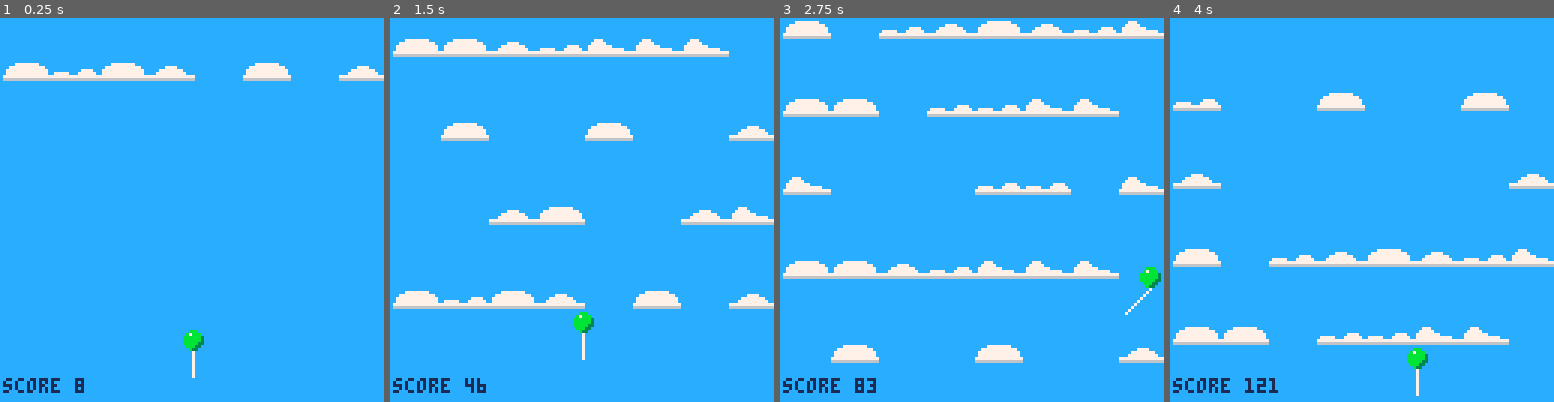
Above: before the commit, frames 1-4 (left to right).
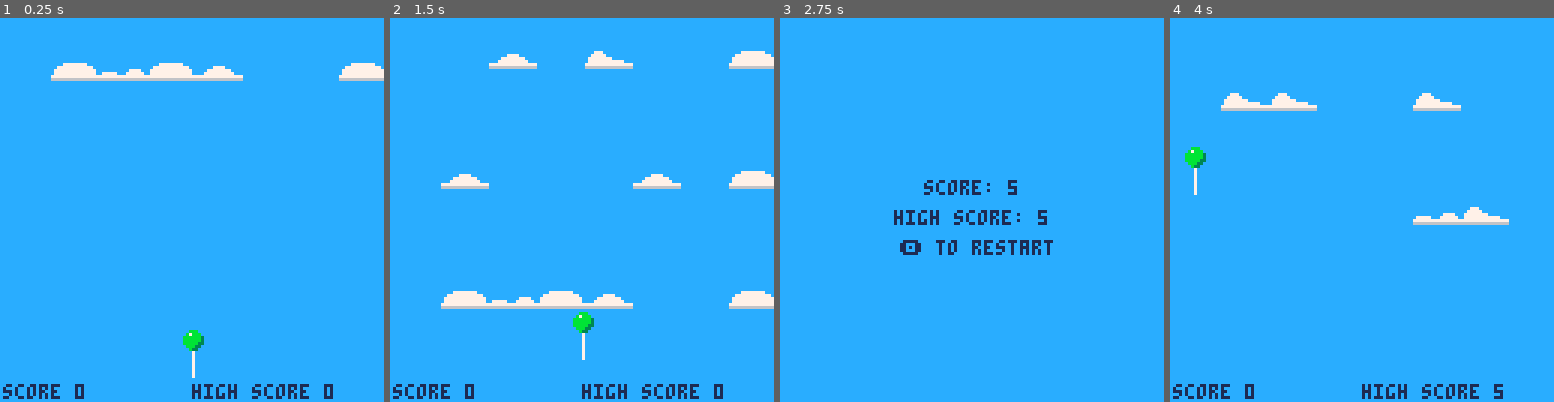
Above: after the commit, the same moments.

Repository: BubDZombie/pico-8-carts
Game: PICO-8 cartridge carts/fly-away.p8
Same seed, same stepped clock (60 frames per second), same inputs: the game is played once before the commit and once after it.
Inputs:
- Up to frame 1 (0.25 s): no input
- Up to frame 2 (1.5 s): tap O (Z key) at 0.7 s
- Up to frame 3 (2.75 s): hold Right 1.6-2.1 s; tap O (Z key) at 1.7, 2.1, 2.5 s; hold Right from 2.47 s (still down)
- Up to frame 4 (4 s): tap O (Z key) at 2.9, 3.3, 3.7 s; release Right at 3.03 s; hold Left 3.08-3.58 s

The runs differ from the first frame. In frame 1, 3.0% of the frame differs, in the area x 0-100%, y 11-100%; in frame 2, 11%; in frame 3, 12%, in the area x 0-100%, y 0-98%; in frame 4, 10%.

Commit message:
Add high score, tune acceleration.

Diff:
--- a/carts/fly-away.p8
+++ b/carts/fly-away.p8
@@ -3,7 +3,9 @@
 __lua__
 --fly away
 --matt maul
-arrow_speed=4
+cartdata("fly-away")
+accel_x=1
+accel_y=0.13
 ball={
   size=4,
   color=11
@@ -11,6 +13,7 @@
 close_platforms={}
 clouds={6,8,10,12}
 dead_platforms={}
+high_score=dget(0)
 platforms={}
 platform_color=7
 platform_w=16
@@ -102,29 +105,42 @@
 end
 
 function move_ball()
-  if btn(0) then
-    ball.dir="left"
-    if ball.left_space > arrow_speed then
-      ball.x-=arrow_speed
+  if btn(⬅️) then
+    if ball.speed_x > ball.max_speed * -1 then
+      ball.speed_x-=accel_x
+    end
+  elseif btn(➡️) then
+    if ball.speed_x < ball.max_speed then
+      ball.speed_x+=accel_x
+    end
+  elseif ball.speed_x > 0 then
+    ball.speed_x-=accel_x
+  elseif ball.speed_x < 0 then
+    ball.speed_x+=accel_x
+  end
+  if ball.speed_x < 0 then
+    if ball.left_space > ball.speed_x * -1 then
+      ball.x+=ball.speed_x
     else
       ball.x-=ball.left_space
-    end
-  elseif btn(1) then
-    ball.dir="right"
-    if ball.right_space > arrow_speed then
-      ball.x+=arrow_speed
+      ball.speed_x=0
+    end
+  elseif ball.speed_x > 0 then
+    if ball.right_space > ball.speed_x then
+      ball.x+=ball.speed_x
     else
       ball.x+=ball.right_space
-    end
-  end
-  if ball.up_space >= ball.speed then
-    ball.y -= ball.speed
+      ball.speed_x=0
+    end
+  end
+  if ball.up_space >= ball.speed_y then
+    ball.y -= ball.speed_y
   else
     ball.y -= ball.up_space
-    ball.speed = ball.up_space
-  end
-  if ball.speed < ball.max_speed then
-    ball.speed+=0.125
+    ball.speed_y = ball.up_space
+  end
+  if ball.speed_y < ball.max_speed then
+    ball.speed_y+=accel_y
   end
 end
 
@@ -147,17 +163,20 @@
 end
 
 function drop()
-  if ball.up_space < camera_speed
+  drop_speed=flr(camera_speed+camera_speed_delta)
+  if ball.up_space < drop_speed
       and ball.y > ball.size then
-    ball.y+=camera_speed - ball.up_space
+    ball.y+=drop_speed - ball.up_space
   end
   for p in all(platforms) do
-    p.y+=camera_speed
+    p.y+=drop_speed
   end
   if ball.y > 128 - ball.size then
-    ball.alive = false
-  else
-    score+=1
+    ball.alive=false
+    if score > high_score then
+      high_score=score
+      dset(0,high_score)
+    end
   end
 end
 
@@ -199,6 +218,7 @@
 function remove_platforms()
   for p in all(dead_platforms) do
     del(platforms,p)
+    score+=1
   end
 end
 
@@ -213,12 +233,13 @@
   ball.y=128-8-string_length
   ball.alive=true
   ball.can_fall=true
-  ball.dir="left"
-  ball.speed=0
-  ball.max_speed=4
+  ball.speed_x=0
+  ball.speed_y=0
+  ball.max_speed=5
   camera_speed=2
+  camera_speed_delta=0
   score=0
-  spread=28
+  spread=40
   spread_shrink_chance=0.10
   platform_chance=2*spread
   for p in all(platforms) do
@@ -260,7 +281,8 @@
 --    )
     spr(p.cloud,p.x,p.y,2,1)
   end
-  print("score "..score,1,120,text_color)
+  print("score "..score,1,122,text_color)
+  print("high score "..high_score,64,122,text_color)
 end
 
 function print_center(str, y, col)
@@ -270,7 +292,8 @@
 
 function draw_score()
   print_center("score: "..score,54,text_color)
-  print_center("🅾️ to restart",70,text_color)
+  print_center("high score: "..high_score,64,text_color)
+  print_center("🅾️ to restart",74,text_color)
 end
 
 function _init()
